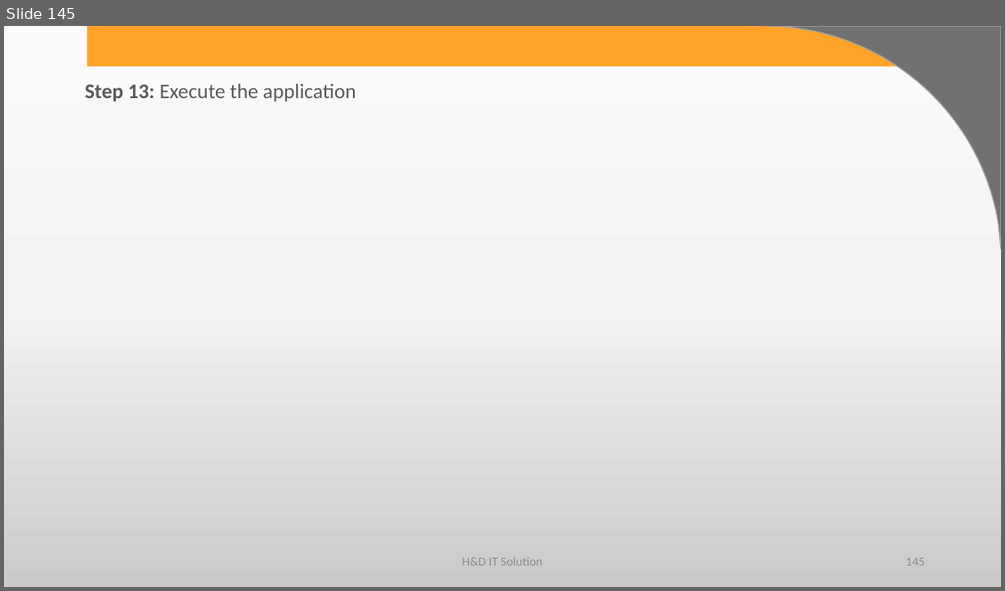
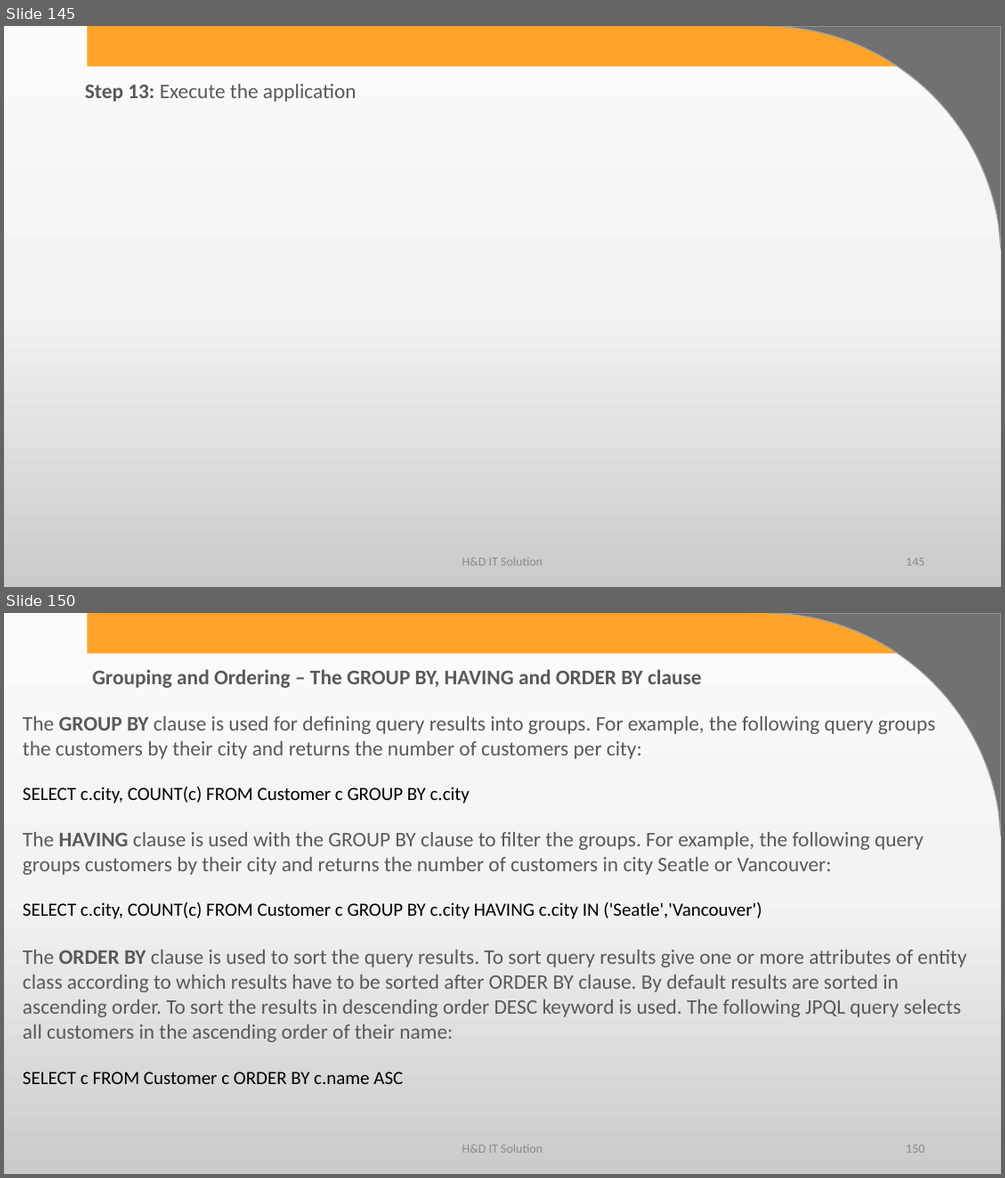
Before and after one commit to harshadasawant/spring_boot1, a slide deck: infinite/src/main/ppt/Persistence Layer using Spring Boot.pptx. Shown one above the other, each under a label of ours: slide 145 before the commit, slides 145 and 150 after it; the slides between them are not shown. The pictures are 1005x591 and 1005x1178 pixels, drawn with LibreOffice and Linux fonts; fonts in the diff are those of the drawing; background and template pictures are left out. Boxes give left, top, right and bottom in pixels: in the first picture for what was removed or moved away, otherwise in the second. Text is boxed around its words. In the diff, an @@ line names an element or a change of style, - is before the commit and + after.

Commit message:
Aggrigate function and group by

```diff
--- a/infinite/src/main/ppt/Persistence Layer using Spring Boot.pptx
+++ b/infinite/src/main/ppt/Persistence Layer using Spring Boot.pptx
@@ slide 150 added at <box>4,613,1001,1174</box>, background gradient #FBFBFB to #F4F4F4 to #CBCBCB; not listed: 2 template elements that a slide beside it also shows @@
@@ text added at <box>92,669,702,688</box>, 20 pt, text #595959, bold @@
+Grouping and Ordering – The GROUP BY, HAVING and ORDER BY clause
@@ text added at <box>23,716,936,759</box>, 20 pt, text #595959 @@
+The GROUP BY clause is used for defining query results into groups. For example, the following query groups the customers by their city and returns the number of customers per city:
@@ text added at <box>23,787,469,803</box>, 18 pt, text #000000 @@
+SELECT c.city, COUNT(c) FROM Customer c GROUP BY c.city
@@ text added at <box>23,832,923,875</box>, 20 pt, text #595959 @@
+The HAVING clause is used with the GROUP BY clause to filter the groups. For example, the following query groups customers by their city and returns the number of customers in city Seatle or Vancouver:
@@ text added at <box>23,902,761,919</box>, 18 pt, text #000000 @@
+SELECT c.city, COUNT(c) FROM Customer c GROUP BY c.city HAVING c.city IN ('Seatle','Vancouver')
@@ text added at <box>23,949,966,1042</box>, 20 pt, text #595959 @@
+The ORDER BY clause is used to sort the query results. To sort query results give one or more attributes of entity class according to which results have to be sorted after ORDER BY clause. By default results are sorted in ascending order. To sort the results in descending order DESC keyword is used. The following JPQL query selects all customers in the ascending order of their name:
@@ text added at <box>23,1071,403,1084</box>, 18 pt, text #000000 @@
+SELECT c FROM Customer c ORDER BY c.name ASC
@@ text added at <box>462,1143,542,1152</box>, 12 pt, text #8C8C8C @@
+H&D IT Solution
@@ page number added at <box>906,1144,924,1152</box>, 12 pt, text #8C8C8C @@
+150
```
Also in this commit, not shown: 35 other slides added, 5 other files.
